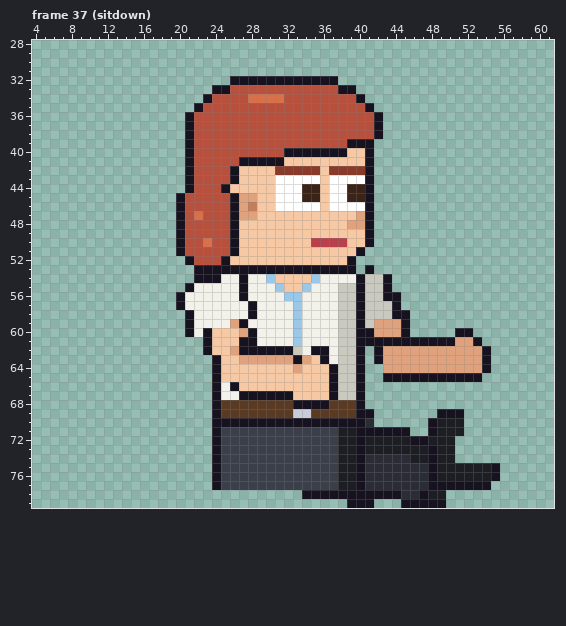
File history of a pixel-art file, sprites/clients/client_dentdoc_b_right_anim.aseprite. Above: the version before the commit.
64x80 pixels, 129 frames. Colours within 5 levels of each other are drawn and written as one. Shown: frame 37 (sitdown): x 4..61, y 28..79. The commit also changed other frames, which this record leaves out.
Now the later version:
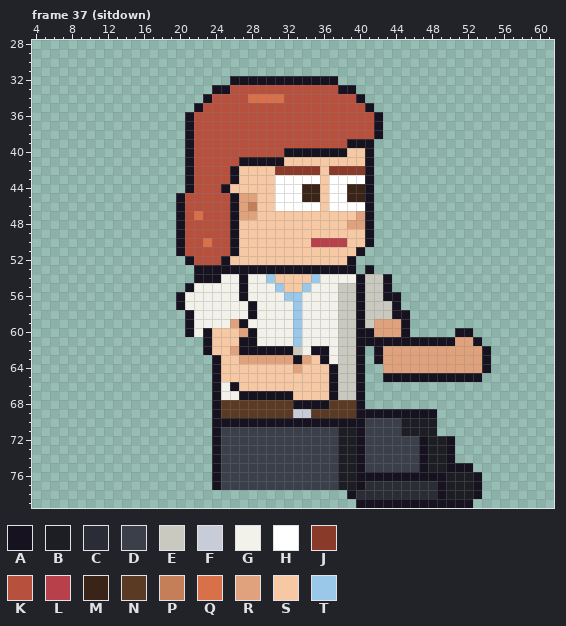
Palette (. is transparent): A #17121f  B #1c1e24  C #2a2d36  D #3a3f4a  E #c9c9c0  F #c8ccd8  G #f2f2ea  H #ffffff  J #8a3a28  K #b8503e  L #b8404a  M #3a2418  N #5a3a22  P #c47e58  Q #d8704a  R #e0a27c  S #f6c9a4  T #9ac8e8
Diff:
Frame 37 (sitdown), layers "Pants", "Shoes":
y 69: x 42..51 .......AAA -> AAAAAAA...
y 70: x 41..51 C......ABBB -> DDDDBBBB...
y 71: x 41..51 AAAAA..ABBB -> DDDDBBBB...
y 72: x 41..46 BBBBBA -> DDDDDD; x 50 B -> A
y 73: x 41..48 BBBBBBBA -> DDDDDDAB; x 50 B -> A
y 74: x 41..48 CCCCCBBA -> DDDDDDAB; x 50 B -> A
y 75: x 41..48 CCCCCCCA -> DDDDDDAB; x 50..55 BBBBBA -> AAA...
y 76: x 41..47 CCCCCCC -> AAAAAAA; x 49 B -> A; x 53..55 BBA -> A..
y 77: x 48 A -> C; x 50..52 AAA -> BBB; x 54 A -> .
y 78: x 34..38 AAAAA -> .....; x 40..44 AAAAA -> CCCCC; x 47..53 ABB.... -> CCABBBA
y 79: x 39 A -> .; x 42..44 ... -> AAA; x 50..52 ... -> AAA
Boxes around the changes in both pictures, in picture pixels (x1, y1, x2, y2):
changed: (302, 409, 500, 508)
